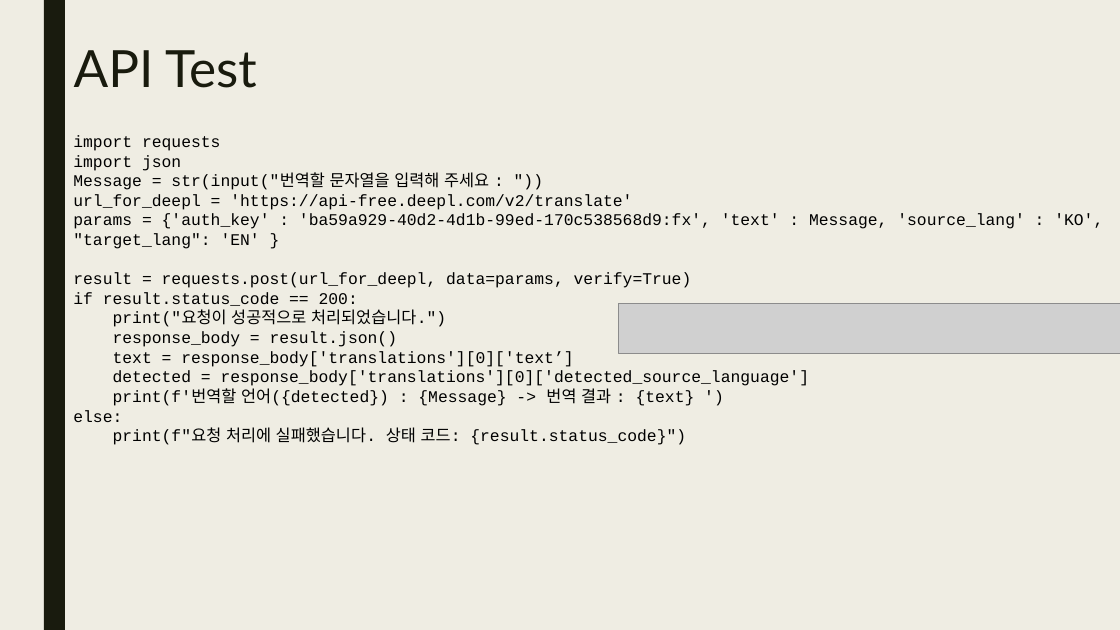
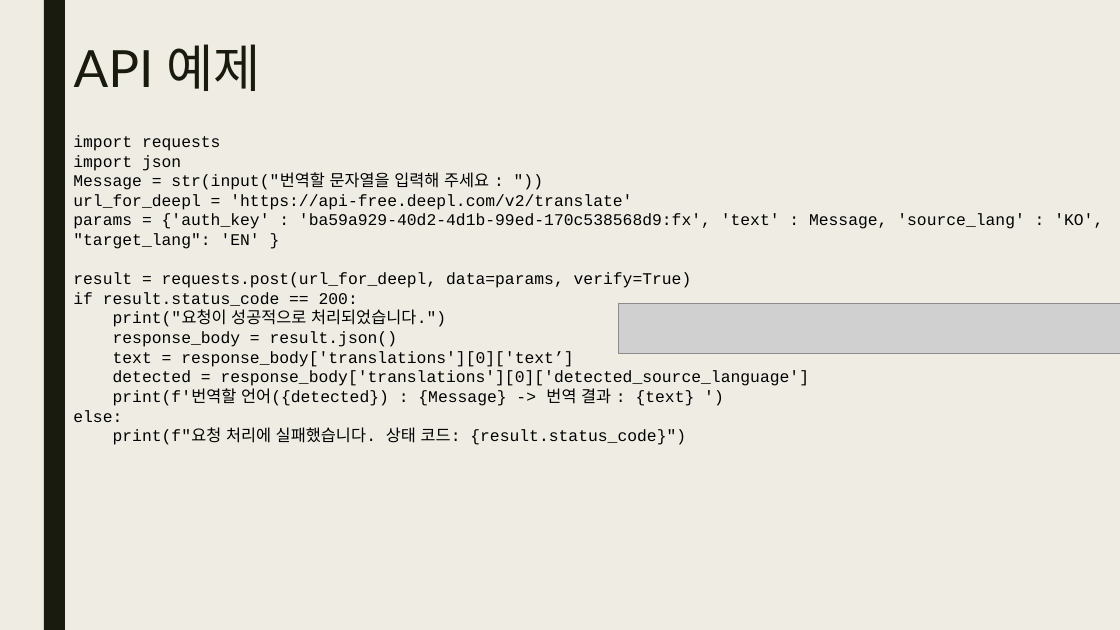
Before and after one commit to gomtings/JeoninHighSchool, a slide deck: slide 3 of 수업예제/24-1방과후수업(python)/방과후수업_번역기 만들기.pptx. Drawn at 1120x630 pixels with LibreOffice and Linux fonts; fonts in the diff are those of the drawing; grey boxes stand for pictures. Boxes give left, top, right and bottom in pixels: in the first picture for what was removed or moved away, otherwise in the second. Text is boxed around its words. In the diff, an @@ line names an element or a change of style, - is before the commit and + after.

```diff
--- a/수업예제/24-1방과후수업(python)/방과후수업_번역기 만들기.pptx
+++ b/수업예제/24-1방과후수업(python)/방과후수업_번역기 만들기.pptx
@@ title at box(74, 44, 261, 91): text changed @@
-API Test
+API 예제
```
Also in this commit, not shown: 2 other slides changed, 3 slides added, 6 other files.
